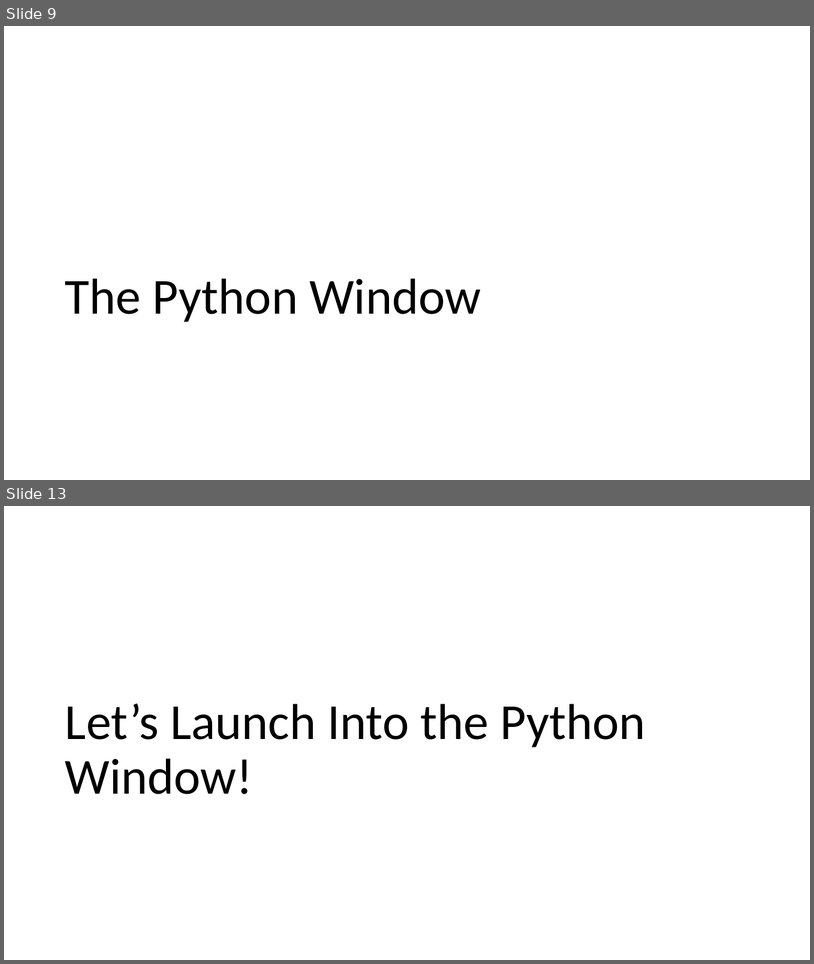
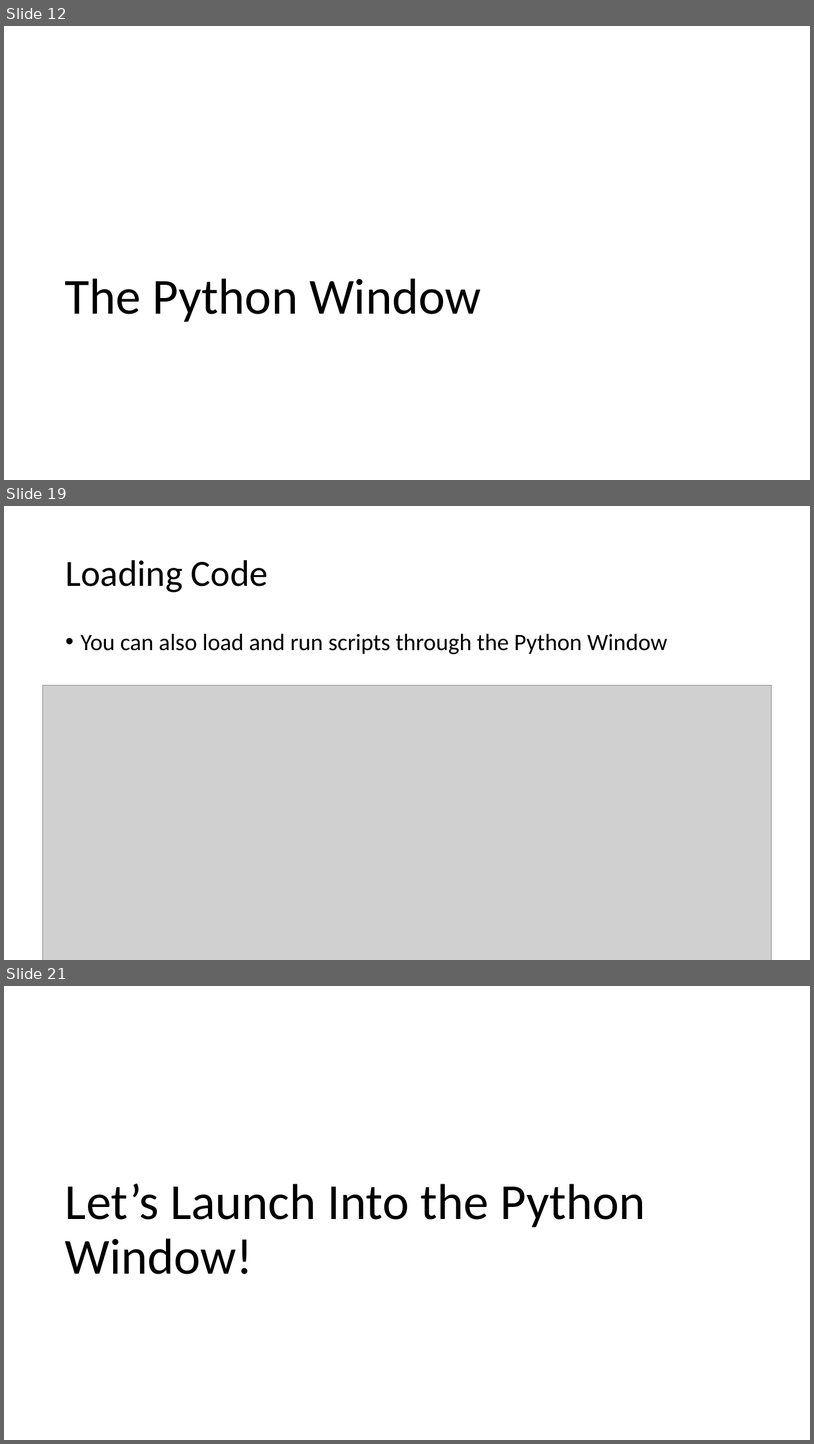
Before and after one commit to gbrunner/programming-for-gis-and-rs, a slide deck: Week_2/Lecture_1_Geoprocessing_and_Python_Window.pptx. Shown one above the other, each under a label of ours: slides 9 and 13 before the commit, slides 12, 19 and 21 after it; the slides between them are not shown. The pictures are 814x964 and 814x1444 pixels, drawn with LibreOffice and Linux fonts; fonts in the diff are those of the drawing; grey boxes stand for pictures. Boxes give left, top, right and bottom in pixels: in the first picture for what was removed or moved away, otherwise in the second. Text is boxed around its words. In the diff, an @@ line names an element or a change of style, - is before the commit and + after.

```diff
--- a/Week_2/Lecture_1_Geoprocessing_and_Python_Window.pptx
+++ b/Week_2/Lecture_1_Geoprocessing_and_Python_Window.pptx
@@ slide 19 added at (4, 506, 810, 960), background #FFFFFF @@
@@ title added at (65, 560, 268, 592), 44 pt, text #000000 @@
+Loading Code
@@ text added at (81, 633, 668, 654), 28 pt, text #000000 @@
+• You can also load and run scripts through the Python Window
@@ picture added at (43, 685, 771, 960) @@
@@ what was slide 9 is now slide 12 @@
@@ what was slide 13 is now slide 21 @@
```
Also in this commit, not shown: 7 slides changed, 9 other slides added, 3 slides removed, 1 other file.
